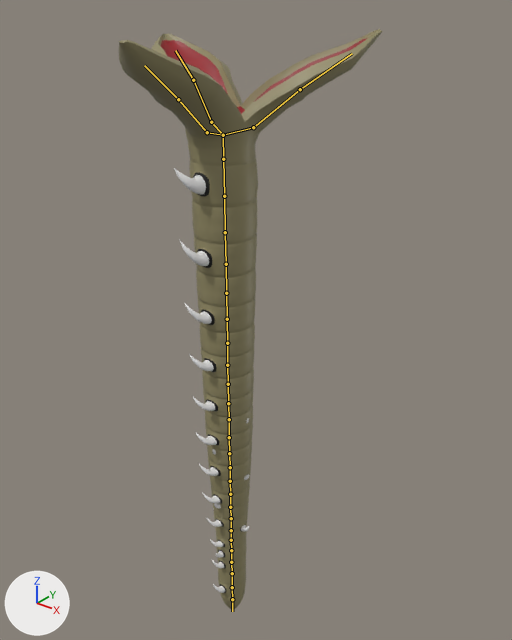
One commit to the FBX model Assets/Models-Animations/EnemyModels/SandWorm/SandWorm.fbx: the scene before it, then after it.
The view is the same before and after, from a camera (50 mm lens) standing at (23.2, -26.5, 33.2) and looking at (0.9, 1.4, 16.0). Every picture has the same lights, and +X, +Y and +Z are marked at lower left. Both versions are drawn at frame 1 of the action 'AttackingAnimationEnd'; the numbers are the values there. The bones that bend it are drawn over the model as lines.

Names of what the first picture shows: 'SandWorm'.
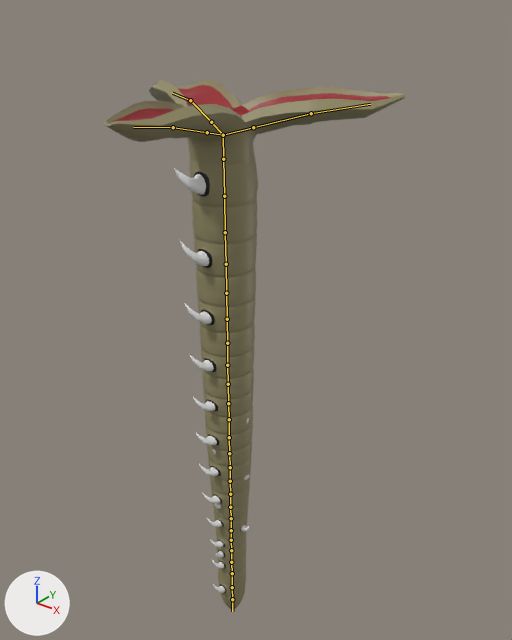
Edits to the scene script, one JSON object a line:
```json
{"block": "bone_bone_029", "where": "bone_bone_029 = bpy.data.objects['WormBones'].pose.bones['Bone.029']  # child of 'Bone.026'"}
{"op": "set", "path": "bone_bone_029.rotation_quaternion", "old": "(0.94, 0.0, 0.0, -0.342)", "new": "(0.843, 0.0, 0.0, -0.537)", "note": "degrees (0, 0, -40) -> degrees (0, 0, -65)"}
{"block": "bone_bone_030", "where": "bone_bone_030 = bpy.data.objects['WormBones'].pose.bones['Bone.030']  # child of 'Bone.027'"}
{"op": "set", "path": "bone_bone_030.rotation_quaternion", "old": "(0.94, 0.0, 0.0, -0.342)", "new": "(0.843, 0.0, 0.0, -0.537)", "note": "degrees (0, 0, -40) -> degrees (0, 0, -65)"}
{"block": "bone_bone_031", "where": "bone_bone_031 = bpy.data.objects['WormBones'].pose.bones['Bone.031']  # child of 'Bone.028'"}
{"op": "set", "path": "bone_bone_031.rotation_quaternion", "old": "(0.94, 0.0, 0.0, -0.342)", "new": "(0.843, 0.0, 0.0, -0.537)", "note": "degrees (0, 0, -40) -> degrees (0, 0, -65)"}
```

What differs and where, as boxes [x1, y1, x2, y2] in the pictures (512 x 640 px):
```json
{"object": "SandWorm", "change": "posed", "before": [119, 29, 382, 610], "after": [104, 80, 405, 610], "on screen": "14% wider, 9% shorter"}
{"bone": "Bone.029", "before": "(253, 127) to (300, 89)", "after": "(253, 127) to (311, 113)"}
{"bone": "Bone.030", "before": "(211, 122) to (193, 80)", "after": "(211, 122) to (190, 100)"}
{"bone": "Bone.031", "before": "(207, 132) to (178, 99)", "after": "(207, 132) to (173, 127)"}
```
